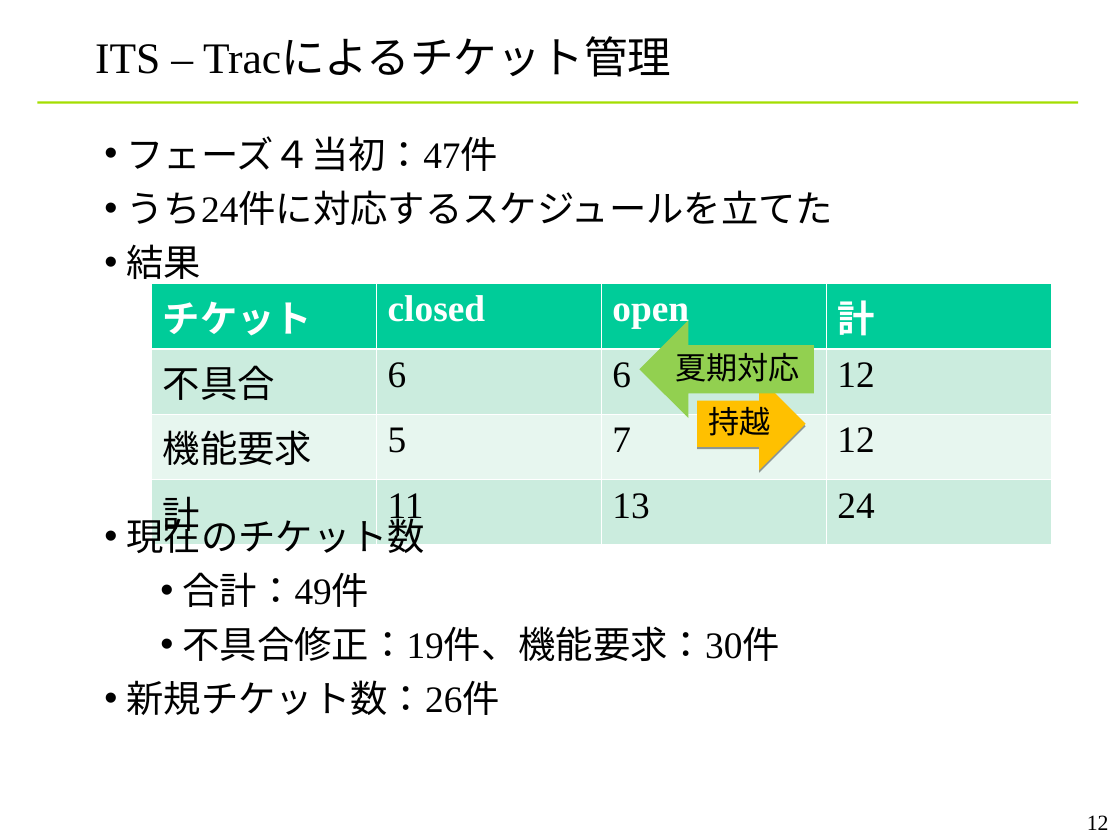
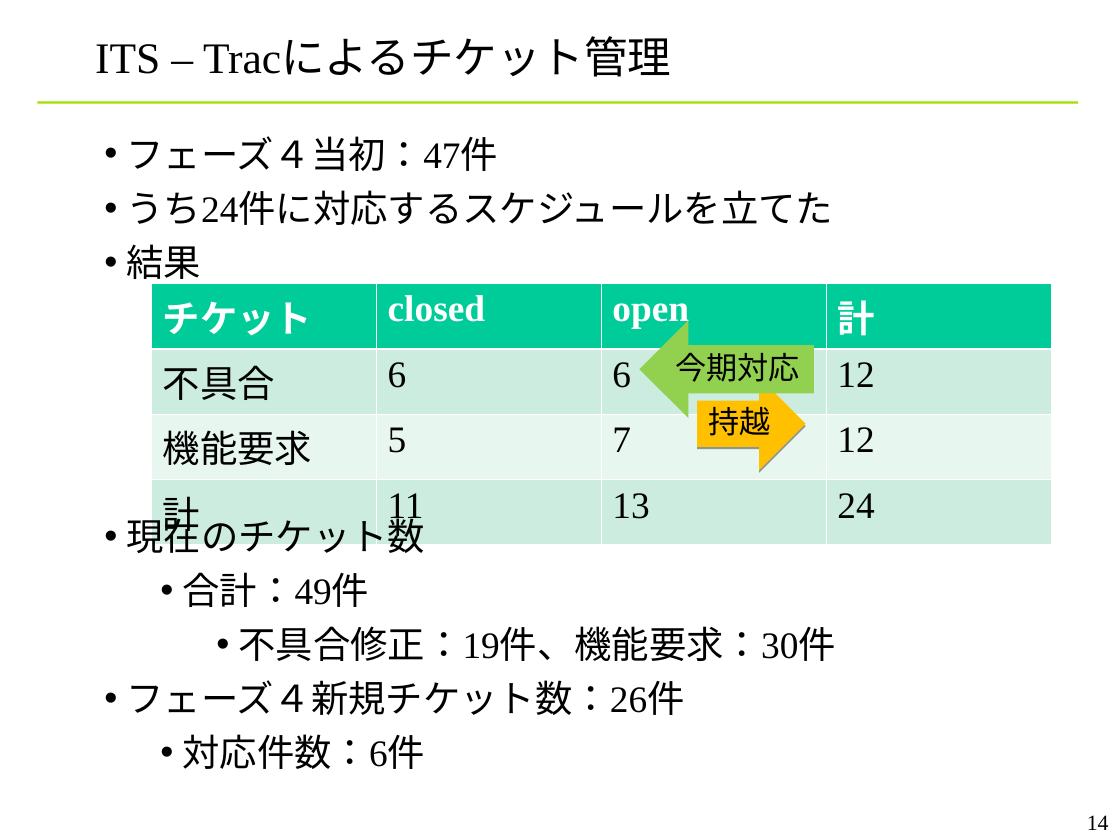
Before and after one commit to YixiaoLi/tlv4mc, a slide deck: slide 14 of doc/phase4/joho_koukankai/ojl-2nd-comm-yanagi.ppt (slide 12 before the commit). Drawn at 1120x840 pixels with LibreOffice and Linux fonts; fonts in the diff are those of the drawing; background and template pictures are left out. Boxes give left, top, right and bottom in pixels: in the first picture for what was removed or moved away, otherwise in the second. Text is boxed around its words. In the diff, an @@ line names an element or a change of style, - is before the commit and + after.

```diff
--- a/doc/phase4/joho_koukankai/ojl-2nd-comm-yanagi.ppt
+++ b/doc/phase4/joho_koukankai/ojl-2nd-comm-yanagi.ppt
@@ text in left arrow at (x1=675, y1=352, x2=800, y2=382): text changed @@
-夏期対応
+今期対応
@@ text at (x1=239, y1=626, x2=836, y2=661): list level 2 to 3 in "不具合修正：19件、機能要求：30件" @@
@@ text at (x1=127, y1=680, x2=685, y2=769): text changed @@
-• 新規チケット数：26件
+• フェーズ４新規チケット数：26件
+  • 対応件数：6件
@@ page number at (x1=1087, y1=815, x2=1109, y2=830): text changed @@
-12
+14
```
Also in this commit, not shown: 12 other slides changed, 2 slides added.
